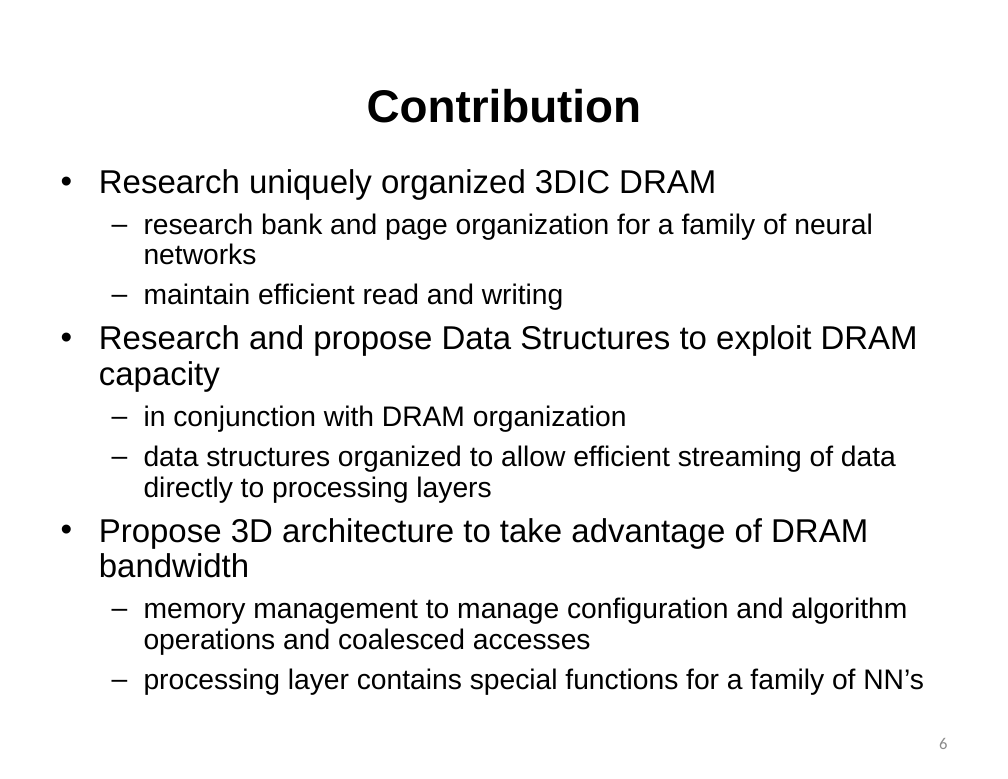
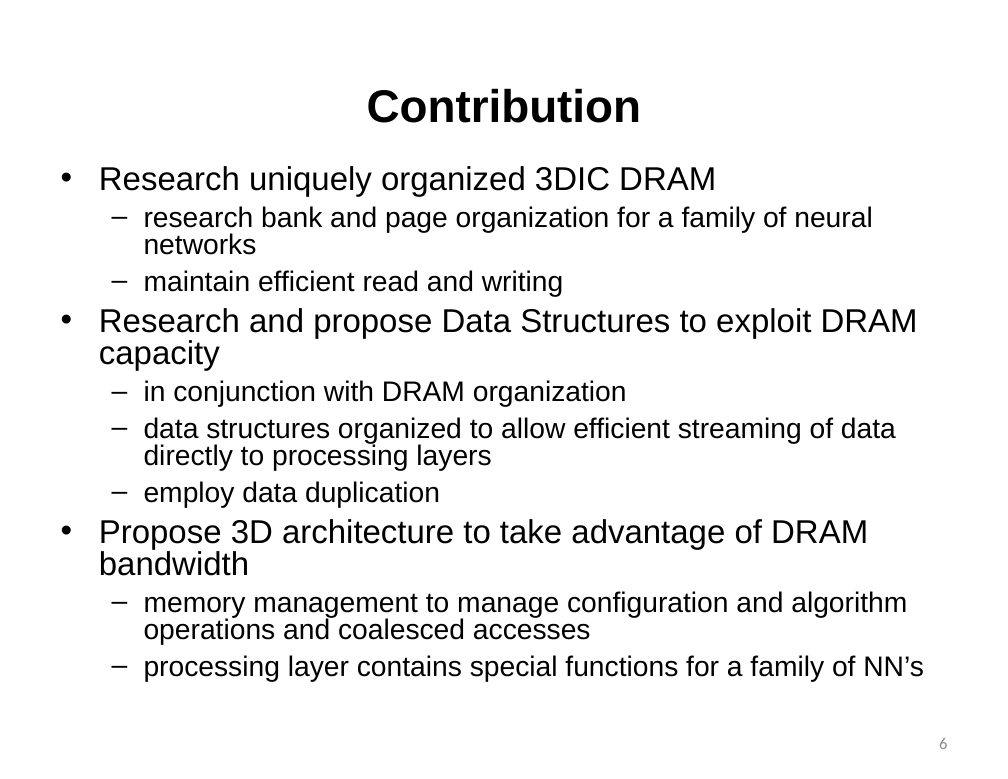
Before and after one commit to lbbaker5900/ece-cortical-MainResearch, a slide deck: slide 6 of 3DSystem/DOC/Status.pptx. Drawn at 1008x779 pixels with LibreOffice and Linux fonts; fonts in the diff are those of the drawing; background and template pictures are left out. Boxes give left, top, right and bottom in pixels: in the first picture for what was removed or moved away, otherwise in the second. Text is boxed around its words. In the diff, an @@ line names an element or a change of style, - is before the commit and + after.

```diff
--- a/3DSystem/DOC/Status.pptx
+++ b/3DSystem/DOC/Status.pptx
@@ text at [99,166,924,682]: line spacing 0.9 to 0.8 @@
@@ text at [144,481,440,508]: paragraph added @@
+  – employ data duplication
```
Also in this commit, not shown: 6 other slides changed, 2 slides added, 5 slides removed, 5 other files.
